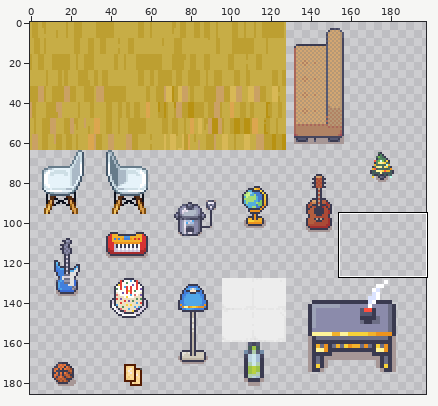
Sprite sheet -- tileset_hs18.png. The picture above shows the old version from afar; the outline marks the close-up.
Close-up. The starting point:
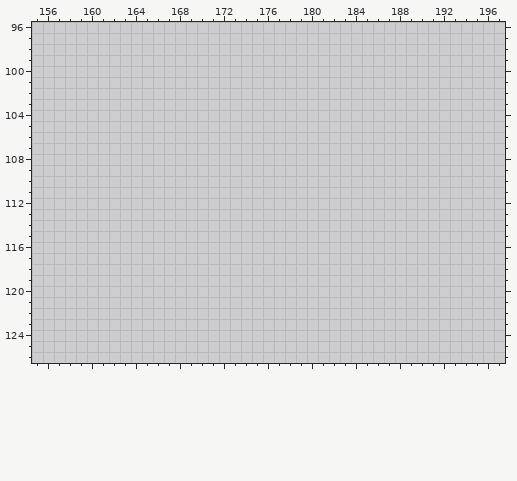
The file is 256x256 pixels. Pixels under 10% opacity are left out. Colours within 5 levels of each other are drawn and written as one. Shown: x 155..197, y 96..126. The wide view leaves out empty margins.
The result:
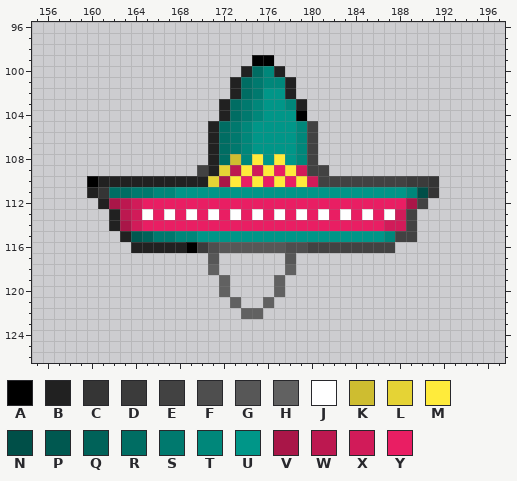
Palette (. is transparent): A #000000  B #212121  C #353535  D #3b3b3b  E #424242  F #4e4e4e  G #575757  H #616161  J #ffffff  K #cebd30  L #e5d335  M #ffeb3b  N #004f48  P #005850  Q #006259  R #006d63  S #00796e  T #00877a  U #009688  V #a91648  W #bc1850  X #d11b59  Y #e91e63
Difference:
{"y":99,"x":175,"old":"..","new":"AA"}
{"y":100,"x":174,"old":"....","new":"BRTB"}
{"y":101,"x":173,"old":"......","new":"BRSTTB"}
{"y":102,"x":173,"old":"......","new":"BRSUUB"}
{"y":103,"x":172,"old":"........","new":"BRSTUUTB"}
{"y":104,"x":172,"old":"........","new":"BRSTUUUA"}
{"y":105,"x":171,"old":"..........","new":"BRSTUUUUTE"}
{"y":106,"x":171,"old":"..........","new":"BRSTUUUUTE"}
{"y":107,"x":171,"old":"..........","new":"BRSTUUUUTE"}
{"y":108,"x":171,"old":"..........","new":"BRKTMUMUTE"}
{"y":109,"x":170,"old":"............","new":"EBLWMXMYMXEE"}
{"y":110,"x":160,"old":"................................","new":"ABBBBBBBBBBLVMYMYMYMXEEEEEEEEDDC"}
{"y":111,"x":160,"old":"................................","new":"BCRRSSTTUUUUUUUUUUUUUUUUUUUUUTNC"}
{"y":112,"x":161,"old":"..............................","new":"BVWXYYYYYYYYYYYYYYYYYYYYYYYYVE"}
{"y":113,"x":162,"old":"............................","new":"BWXJYJYJYJYJYJYJYJYJYJYJYJXE"}
{"y":114,"x":162,"old":"............................","new":"BVXYYYYYYYYYYYYYYYYYYYYYYXXE"}
{"y":115,"x":163,"old":"...........................","new":"BPQSSTTUUUUUUUUUUUUUUUUUTEE"}
{"y":116,"x":164,"old":"........................","new":"BBBBBADFGGGGGGFFEEEEEEEE"}
{"y":117,"x":171,"old":".","new":"G"}
{"y":117,"x":178,"old":".","new":"G"}
{"y":118,"x":171,"old":".","new":"H"}
{"y":118,"x":178,"old":".","new":"H"}
{"y":119,"x":172,"old":".","new":"H"}
{"y":119,"x":177,"old":".","new":"H"}
{"y":120,"x":172,"old":".","new":"H"}
{"y":120,"x":177,"old":".","new":"H"}
{"y":121,"x":173,"old":".","new":"H"}
{"y":121,"x":176,"old":".","new":"H"}
{"y":122,"x":174,"old":"..","new":"HH"}
